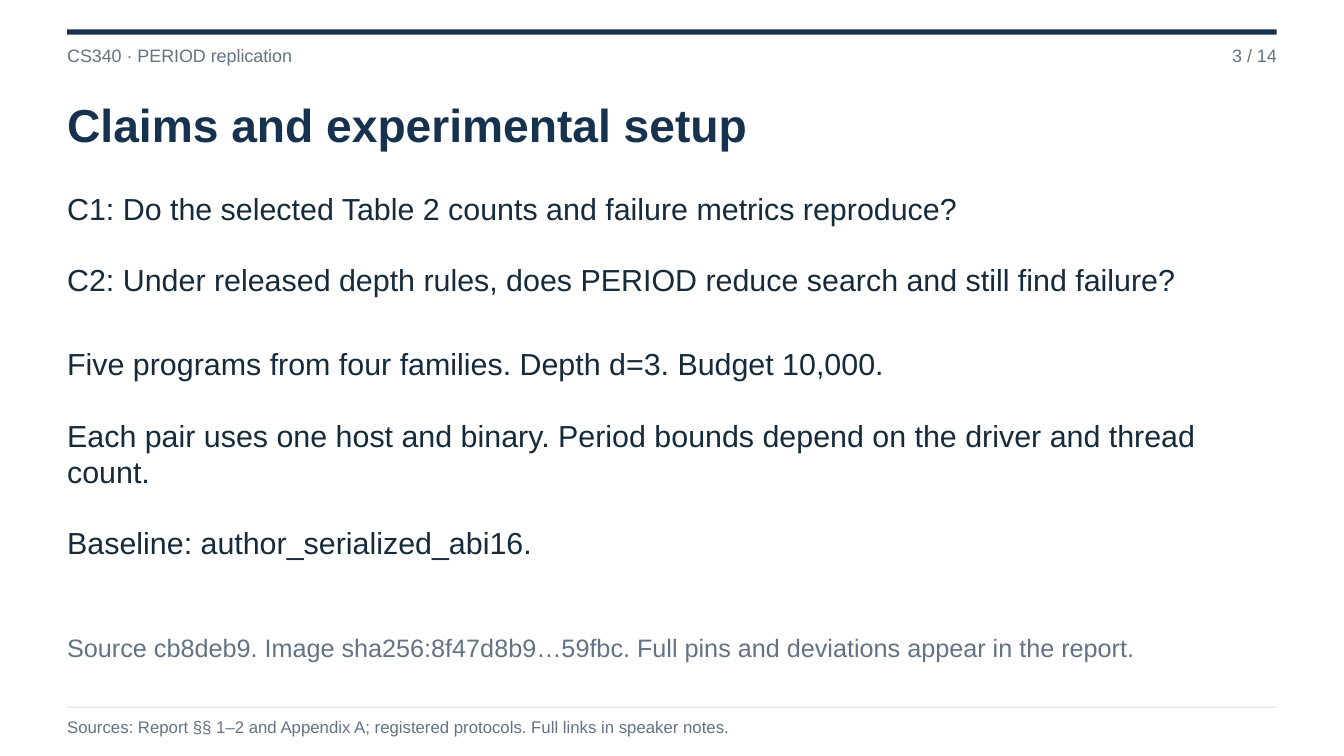
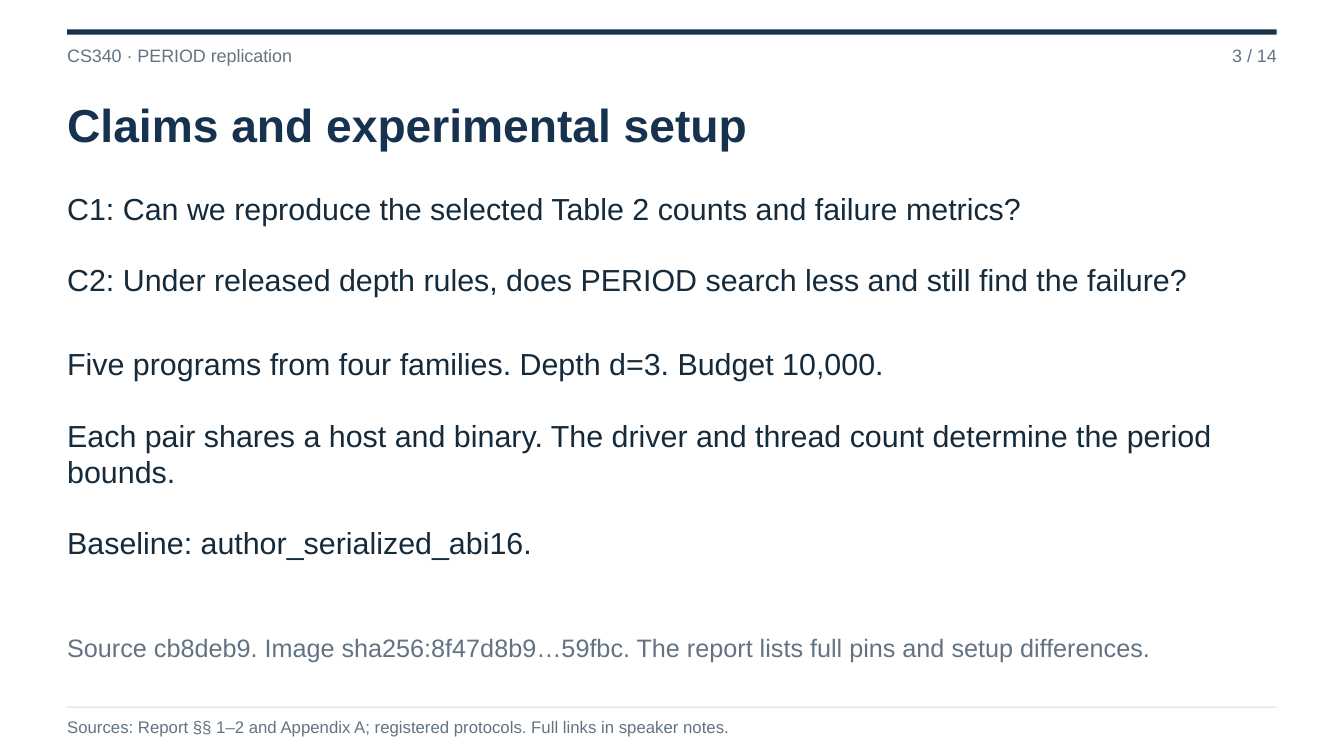
Before and after one commit to Sasuke-666/CS340-Research-Paper-Replication, a slide deck: slide 3 of submission/CS340_PERIOD_Final_Presentation_20261124.pptx. Drawn at 1344x756 pixels with LibreOffice and Linux fonts; fonts in the diff are those of the drawing. Boxes give left, top, right and bottom in pixels: in the first picture for what was removed or moved away, otherwise in the second. Text is boxed around its words. In the diff, an @@ line names an element or a change of style, - is before the commit and + after.

```diff
--- a/submission/CS340_PERIOD_Final_Presentation_20261124.pptx
+++ b/submission/CS340_PERIOD_Final_Presentation_20261124.pptx
@@ text at [67, 198, 1021, 226]: text changed @@
-C1: Do the selected Table 2 counts and failure metrics reproduce?
+C1: Can we reproduce the selected Table 2 counts and failure metrics?
@@ text at [67, 269, 1187, 297]: text changed @@
-C2: Under released depth rules, does PERIOD reduce search and still find failure?
+C2: Under released depth rules, does PERIOD search less and still find the failure?
@@ text at [67, 425, 1211, 484]: text changed @@
-Each pair uses one host and binary. Period bounds depend on the driver and thread count.
+Each pair shares a host and binary. The driver and thread count determine the period bounds.
@@ text at [67, 639, 1150, 662]: text changed @@
-Source cb8deb9. Image sha256:8f47d8b9…59fbc. Full pins and deviations appear in the report.
+Source cb8deb9. Image sha256:8f47d8b9…59fbc. The report lists full pins and setup differences.
```
Also in this commit, not shown: 7 other slides changed, 7 other files.
